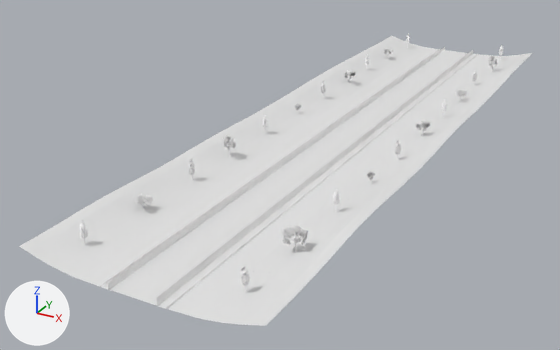
Renders of the OBJ model DX12App/Models/R-2-2-A.obj from each side of a commit.
One viewpoint serves both versions: a camera (50 mm lens) standing at (1229.0, -2898.0, 1163.0) and looking at (-233.0, -240.0, -166.0). Lighting does not change. The marker at lower left points along +X, +Y and +Z. Objects named as collision shapes, trigger or cutter boxes, shadow casters or lower levels of detail are left out. Where no turn or scale is listed for an object, it has been applied to the vertices.

In view in the first picture: 'Grass_Grass.005', 'Road_Road.005', 'Track_Track.019', 'Trees_Tree-B-04.004', 'Wirefence_Wirefence.005'.
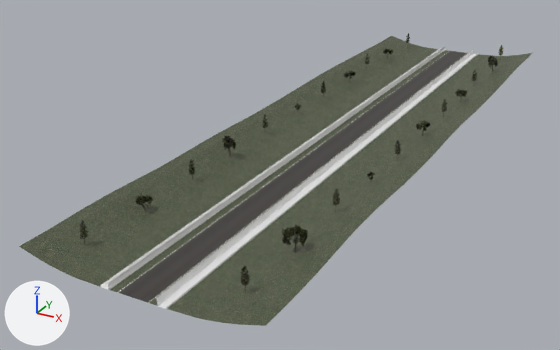
Edits to the bpy script that builds the scene:
```text
Add img_trees_01_psd:
    img_trees_01_psd = load_image('Trees-01.psd', '../Resources/Trees-01.dds', 1024, 256, 'sRGB')
Add img_road_01_tga:
    img_road_01_tga = load_image('Road-01.tga', '../Resources/Road-01.dds', 1024, 1024, 'sRGB')
Add img_grass_01_tga:
    img_grass_01_tga = load_image('Grass-01.tga', '../Resources/Grass-01.dds', 1024, 1024, 'sRGB')
Change mat_grass_01_008:
    remove mat_grass_01_008.base_color = (0.8, 0.8, 0.8)  # white #e7e7e7
    add mat_grass_01_008.texture = img_grass_01_tga
Change mat_road_01_008:
    remove mat_road_01_008.base_color = (0.8, 0.8, 0.8)  # white #e7e7e7
    add mat_road_01_008.texture = img_road_01_tga
Add mat_trees_01_008:
    mat_trees_01_008 = principled_material('Trees-01.008')
    mat_trees_01_008.texture = img_trees_01_psd
    mat_trees_01_008.roughness = 0.526
Change me_trees_tree_b_04_004:
    where me_trees_tree_b_04_004.from_pydata(...)  # 2459 vertices, 1575 faces; spans x -318.0..329.0, y -1373.0..1417.0, z 12.0..117.0
    remove me_trees_tree_b_04_004.materials.append(mat_trees_01_006)  # white #ffffff
    add me_trees_tree_b_04_004.materials.append(mat_trees_01_008)  # picture img_trees_01_psd
```

Location of each change, [x1, y1, x2, y2] in pixels of the pictures (560 x 350 px):
'Grass_Grass.005', surface changed: [19, 36, 532, 326] in both
'Road_Road.005', surface changed (white to grey): [118, 51, 467, 303] in both
'Trees_Tree-B-04.004', recoloured: [79, 33, 504, 292] in both
